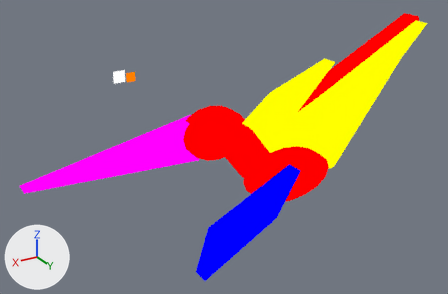
One commit to the Blender file assets-source/blender/motion/pteranodon-stomp.blend: the scene before it, then after it.
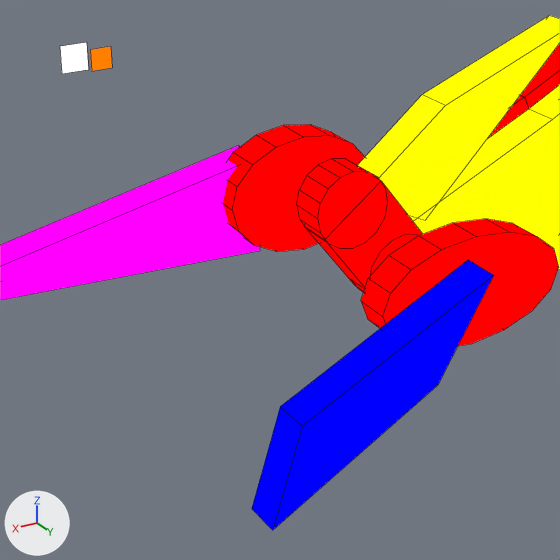
Each version appears first whole from a 50 mm camera at (76.4, 52.9, 42.9) aimed at (38.5, -10.3, 11.3), and next in a close-up on the part from 19% to 74% of the width and 18% to 100% of the height. Arrows for +X, +Y and +Z are at lower left; the lights stay in place. The first two pictures are the older version. Both versions are drawn at full value of the shape key 'stomp_03' of 'DinoTycoon_Motion_pteranodon_stomp_far_wing'; the numbers are the values there. The close-ups show mesh edges as thin lines.

Names of what the first close-up shows: 'DinoTycoon_Motion_pteranodon_stomp_beak', 'DinoTycoon_Motion_pteranodon_stomp_body', 'DinoTycoon_Motion_pteranodon_stomp_crest', 'DinoTycoon_Motion_pteranodon_stomp_eye', 'DinoTycoon_Motion_pteranodon_stomp_far_wing', 'DinoTycoon_Motion_pteranodon_stomp_head', 'DinoTycoon_Motion_pteranodon_stomp_near_membrane', 'DinoTycoon_Motion_pteranodon_stomp_neck_0', 'DinoTycoon_Motion_pteranodon_stomp_neck_tip', 'DinoTycoon_Motion_pteranodon_stomp_wing_fingers_1' and 4 more.
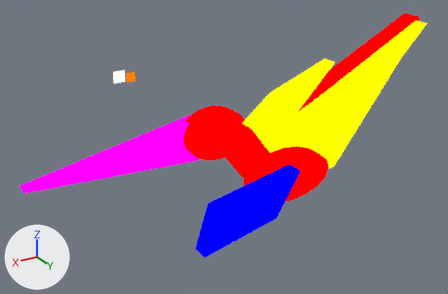
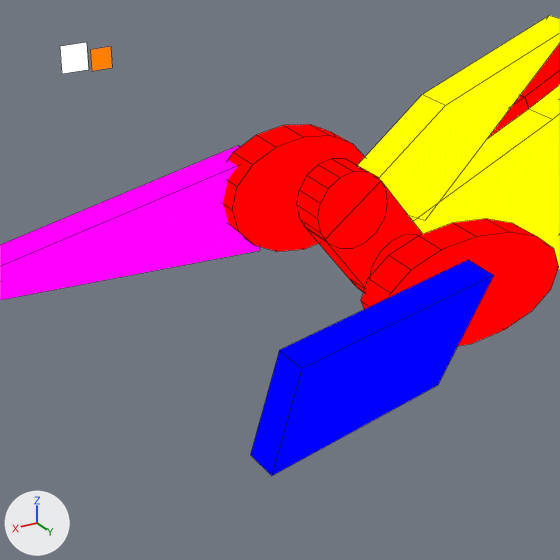
Edits to the scene script, one JSON object a line:
```json
{"block": "me_dinotycoon_motion_pteranodon_stomp_sample_far_wing", "where": "# used by ob_dinotycoon_motion_pteranodon_stomp_far_wing; location = (0.0, 0.0, 0.0)"}
{"block": "me_dinotycoon_motion_pteranodon_stomp_sample_far_wing", "where": "# before: 1 (48.41, 3.0, 9.08) at pixel (280, 406), 2 (50.0, 3.0, 4.08) at pixel (251, 508), 5 (48.41, 5.0, 9.08) at pixel (302, 426), 6 (50.0, 5.0, 4.08) at pixel (272, 530)"}
{"op": "remove", "block": "me_dinotycoon_motion_pteranodon_stomp_sample_far_wing", "code": "me_dinotycoon_motion_pteranodon_stomp_sample_far_wing.from_pydata(...)  # 8 vertices, 6 faces; spans x 38.0..50.0, y 3.0..5.0, z 4.08..14.0"}
{"op": "add", "block": "me_dinotycoon_motion_pteranodon_stomp_sample_far_wing", "code": "me_dinotycoon_motion_pteranodon_stomp_sample_far_wing.from_pydata(...)  # 8 vertices, 6 faces; spans x 38.0..50.0, y 3.0..5.0, z 7.0..14.0"}
{"block": "me_dinotycoon_motion_pteranodon_stomp_sample_far_wing", "change": "me_dinotycoon_motion_pteranodon_stomp_sample_far_wing part 1"}
{"op": "add", "block": "me_dinotycoon_motion_pteranodon_stomp_sample_far_wing", "code": "for i in [1, 2, 5, 6]: me_dinotycoon_motion_pteranodon_stomp_sample_far_wing.vertices[i].co += Vector((0.0, 0.0, 2.92))"}
```

Changed parts and their boxes [x1, y1, x2, y2] in the close-ups (560 x 560 px):
```json
{"object": "DinoTycoon_Motion_pteranodon_stomp_far_wing", "change": "reshaped", "before": [252, 260, 494, 530], "after": [251, 260, 494, 476], "on screen": "20% shorter"}
```
